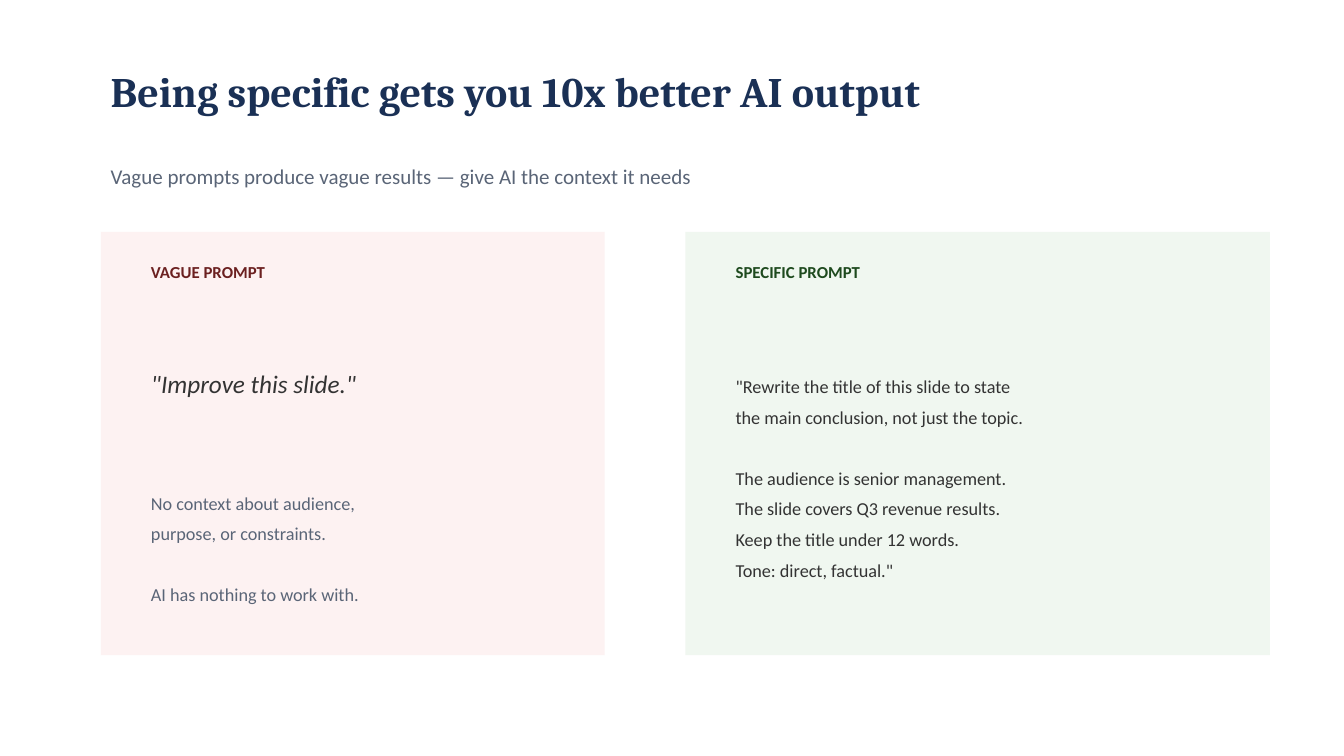
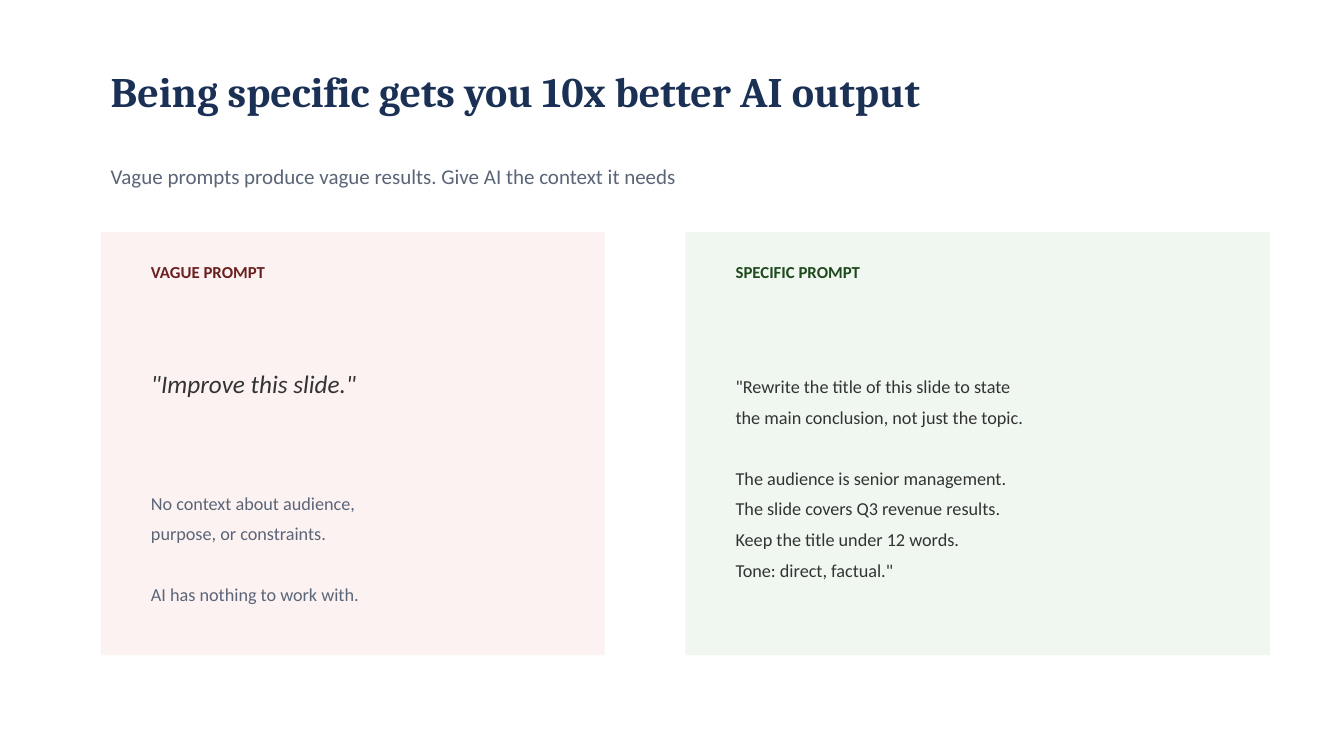
Before and after one commit to Asraf-JS/Presentation-With-AI-Workshop, a slide deck: slide 4 of 03-powerpoint-ai/Module03_Trainer_Deck.pptx. Drawn at 1344x756 pixels with LibreOffice and Linux fonts; fonts in the diff are those of the drawing. Boxes give left, top, right and bottom in pixels: in the first picture for what was removed or moved away, otherwise in the second. Text is boxed around its words. In the diff, an @@ line names an element or a change of style, - is before the commit and + after.

```diff
--- a/03-powerpoint-ai/Module03_Trainer_Deck.pptx
+++ b/03-powerpoint-ai/Module03_Trainer_Deck.pptx
@@ text at bbox=[111, 169, 675, 188]: text changed @@
-Vague prompts produce vague results — give AI the context it needs
+Vague prompts produce vague results. Give AI the context it needs
```
Also in this commit, not shown: 5 other slides changed.
